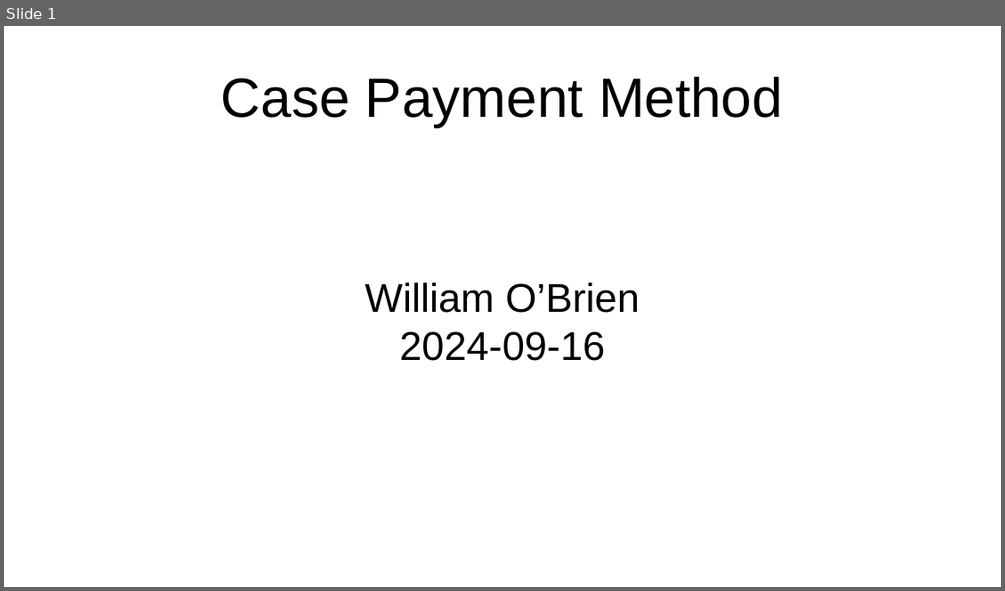
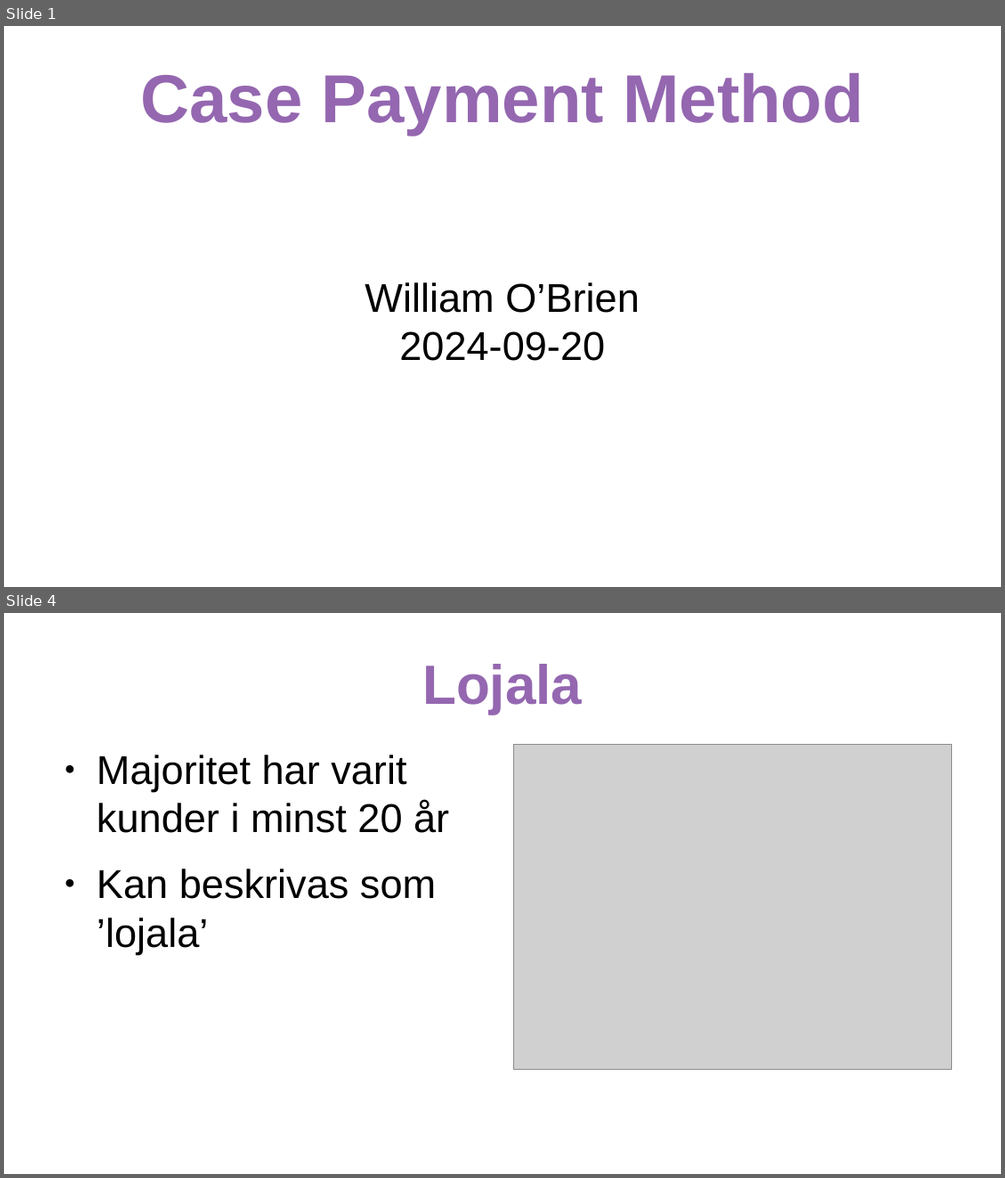
Before and after one commit to samfromsatc/payment_method_case_if, a slide deck: presentation_payment_method.odp. Shown one above the other, each under a label of ours: slide 1 before the commit, slides 1 and 4 after it; the slides between them are not shown. The pictures are 1005x591 and 1005x1178 pixels, drawn with LibreOffice and Linux fonts; fonts in the diff are those of the drawing; grey boxes stand for pictures. Boxes give left, top, right and bottom in pixels: in the first picture for what was removed or moved away, otherwise in the second. Text is boxed around its words. In the diff, an @@ line names an element or a change of style, - is before the commit and + after.

```diff
--- a/presentation_payment_method.odp
+++ b/presentation_payment_method.odp
@@ slide 4 added at bbox=[4, 613, 1001, 1174], background #FFFFFF @@
@@ title added at bbox=[422, 664, 582, 714], 44 pt, text #9467B0, bold @@
+Lojala
@@ picture added at bbox=[514, 744, 952, 1070] @@
@@ text added at bbox=[97, 755, 449, 954], 32 pt, text #000000 @@
+● Majoritet har varit kunder i minst 20 år
+● Kan beskrivas som ’lojala’
@@ slide 1 changed as well @@
@@ title "Case Payment Method" at bbox=[140, 73, 864, 135]: size 44 to 54 pt, text colour #000000 to #9467B0, bold on @@
@@ subtitle at bbox=[399, 331, 605, 361]: text changed @@
-2024-09-16
+2024-09-20
```
Also in this commit, not shown: 7 other slides added, 1 slide removed, 8 other files.
